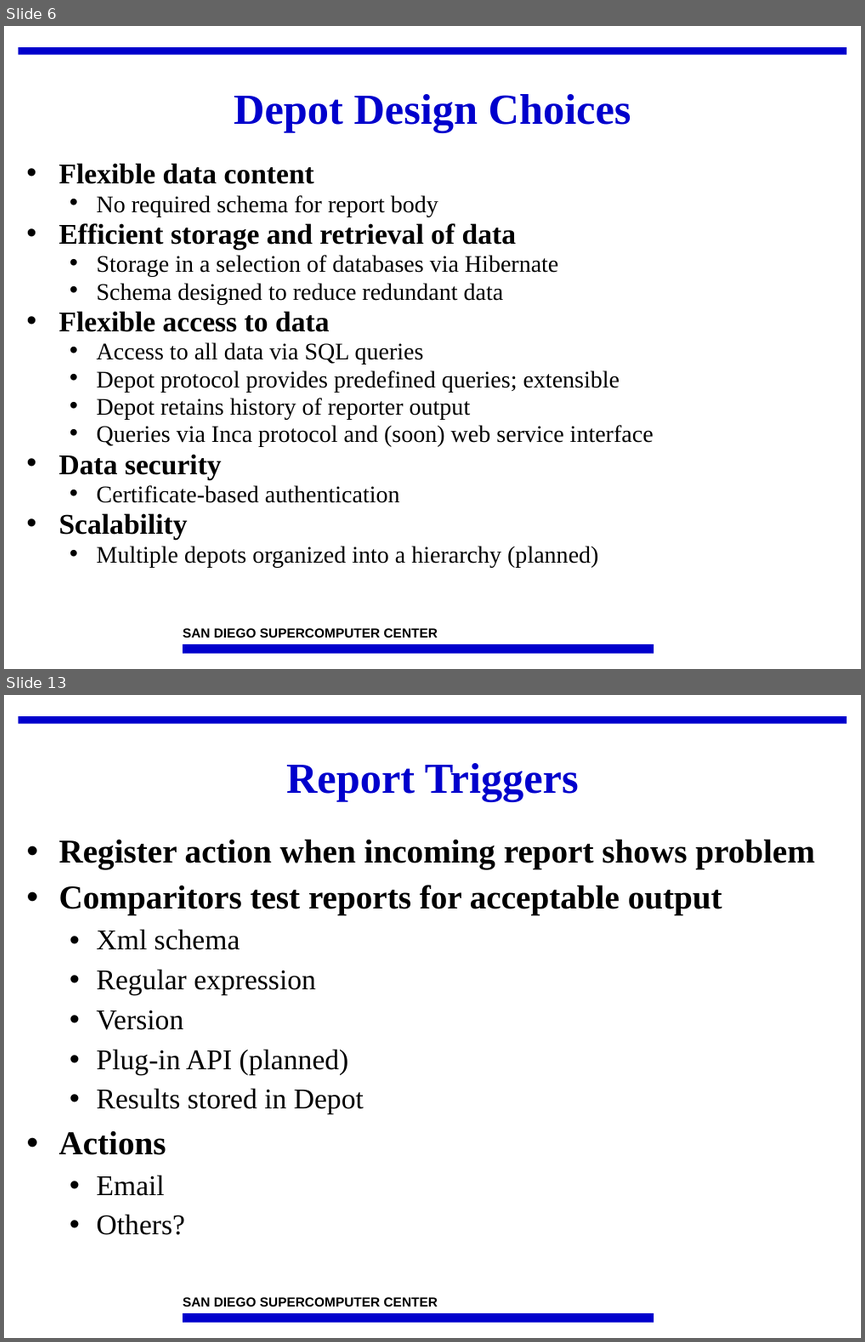
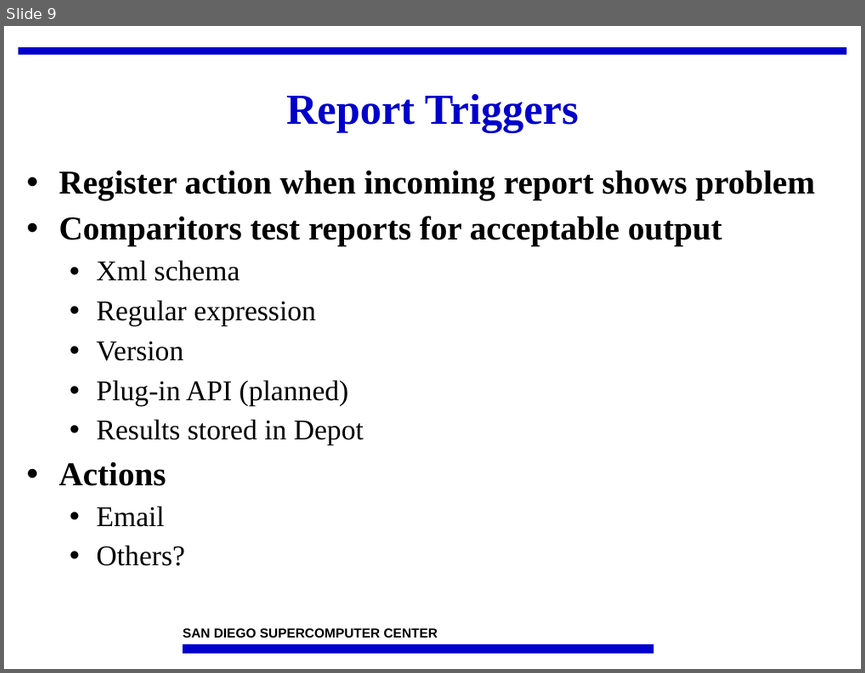
Before and after one commit to IncaProject/inca-xsede, a slide deck: talks/2008workshop/depot.ppt. Shown one above the other, each under a label of ours: slides 6 and 13 before the commit, slide 9 after it; the slides between them are not shown. The pictures are 865x1342 and 865x673 pixels, drawn with LibreOffice and Linux fonts; fonts in the diff are those of the drawing; background and template pictures are left out. Boxes give left, top, right and bottom in pixels: in the first picture for what was removed or moved away, otherwise in the second. Text is boxed around its words. In the diff, an @@ line names an element or a change of style, - is before the commit and + after.

```diff
--- a/talks/2008workshop/depot.ppt
+++ b/talks/2008workshop/depot.ppt
@@ slide 6 removed at (4,26,861,669), background #FFFFFF; not listed: 3 template elements that a slide beside it also shows @@
@@ title removed at (234,94,631,133) @@
-Depot Design Choices
@@ text removed at (59,163,653,567) @@
-• Flexible data content
-  • No required schema for report body
-• Efficient storage and retrieval of data
-  • Storage in a selection of databases via Hibernate
-  • Schema designed to reduce redundant data
-• Flexible access to data
-  • Access to all data via SQL queries
-  • Depot protocol provides predefined queries; extensible
-  • Depot retains history of reporter output
-  • Queries via Inca protocol and (soon) web service interface
-• Data security
-  • Certificate-based authentication
-• Scalability
-  • Multiple depots organized into a hierarchy (planned)
@@ what was slide 13 is now slide 9 @@
```
Also in this commit, not shown: 2 slides changed, 7 slides added, 9 other slides removed.
